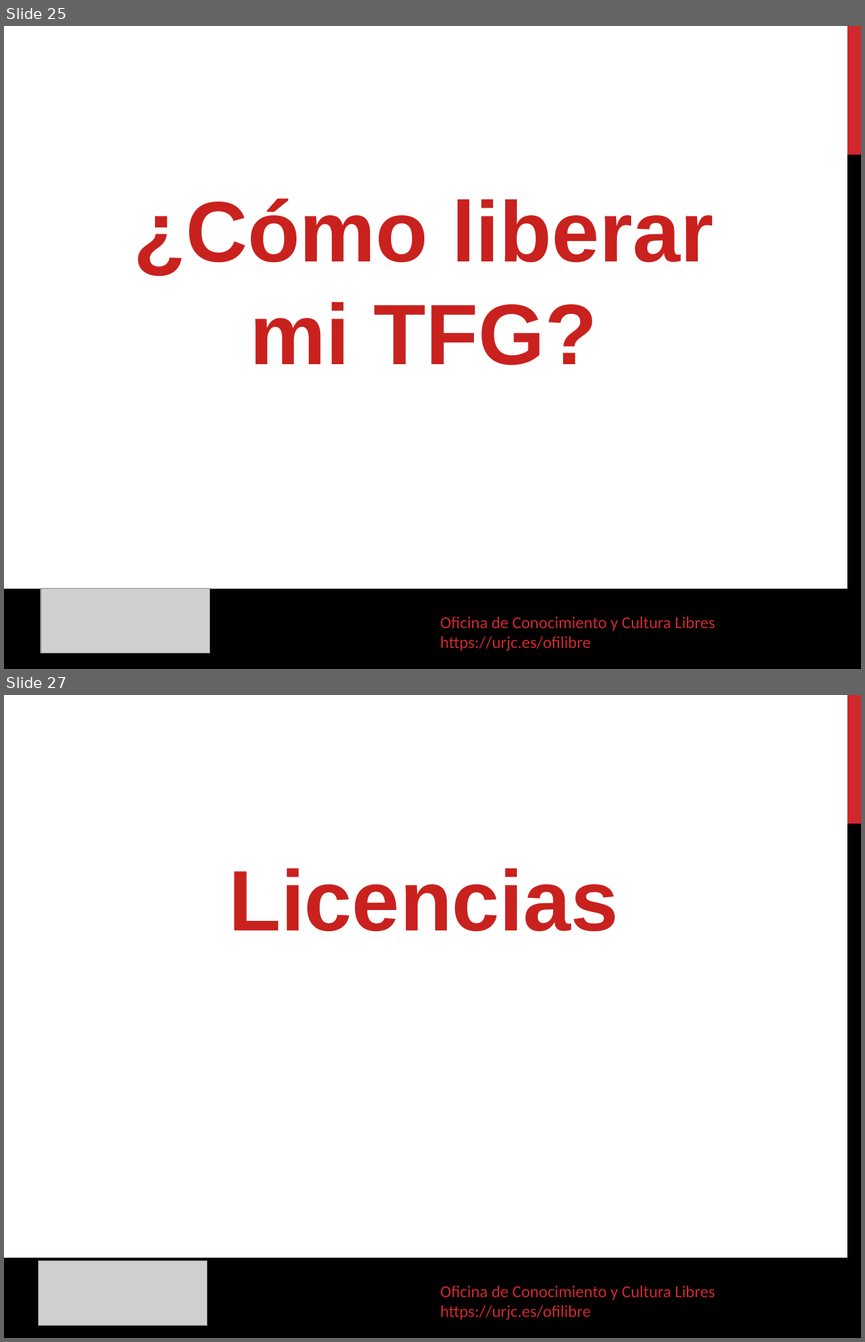
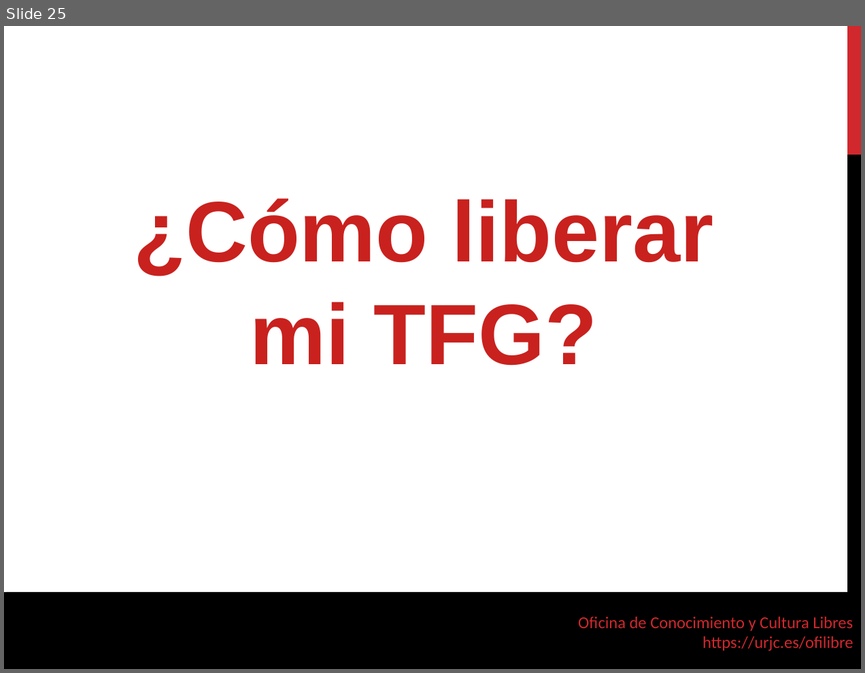
Before and after one commit to gabrielIzquierdo/OfiLibreGabri.github.io, a slide deck: static/transpas/tfgs-abiertos/TFGs_Abiertos.odp. Shown one above the other, each under a label of ours: slides 25 and 27 before the commit, slide 25 after it; the slides between them are not shown. The pictures are 865x1342 and 865x673 pixels, drawn with LibreOffice and Linux fonts; fonts in the diff are those of the drawing; grey boxes stand for pictures; background and template pictures are left out. Boxes give left, top, right and bottom in pixels: in the first picture for what was removed or moved away, otherwise in the second. Text is boxed around its words. In the diff, an @@ line names an element or a change of style, - is before the commit and + after.

```diff
--- a/static/transpas/tfgs-abiertos/TFGs_Abiertos.odp
+++ b/static/transpas/tfgs-abiertos/TFGs_Abiertos.odp
@@ slide 27 removed at box(4, 695, 861, 1338), background picture (left out); not listed: 2 template elements that a slide beside it also shows @@
@@ text removed at box(228, 868, 619, 932) @@
-Licencias
@@ freeform shape removed at box(4, 1257, 861, 1338) @@
@@ picture removed at box(38, 1261, 207, 1325) @@
@@ text removed at box(440, 1285, 715, 1319) @@
-Oficina de Conocimiento y Cultura Libres
-https://urjc.es/ofilibre
@@ slide 25 changed as well @@
@@ freeform shape removed at box(4, 588, 861, 669) @@
@@ freeform shape added at box(4, 592, 861, 669), fill #000000 @@
@@ picture removed at box(41, 588, 209, 652) @@
@@ text removed at box(440, 616, 715, 650) @@
-Oficina de Conocimiento y Cultura Libres
-https://urjc.es/ofilibre
@@ text added at box(578, 616, 853, 650), 14 pt, text #D1282E @@
+Oficina de Conocimiento y Cultura Libres
+https://urjc.es/ofilibre
```
Also in this commit, not shown: 47 other slides changed, 7 slides added, 1 other slide removed, 1 other file.
